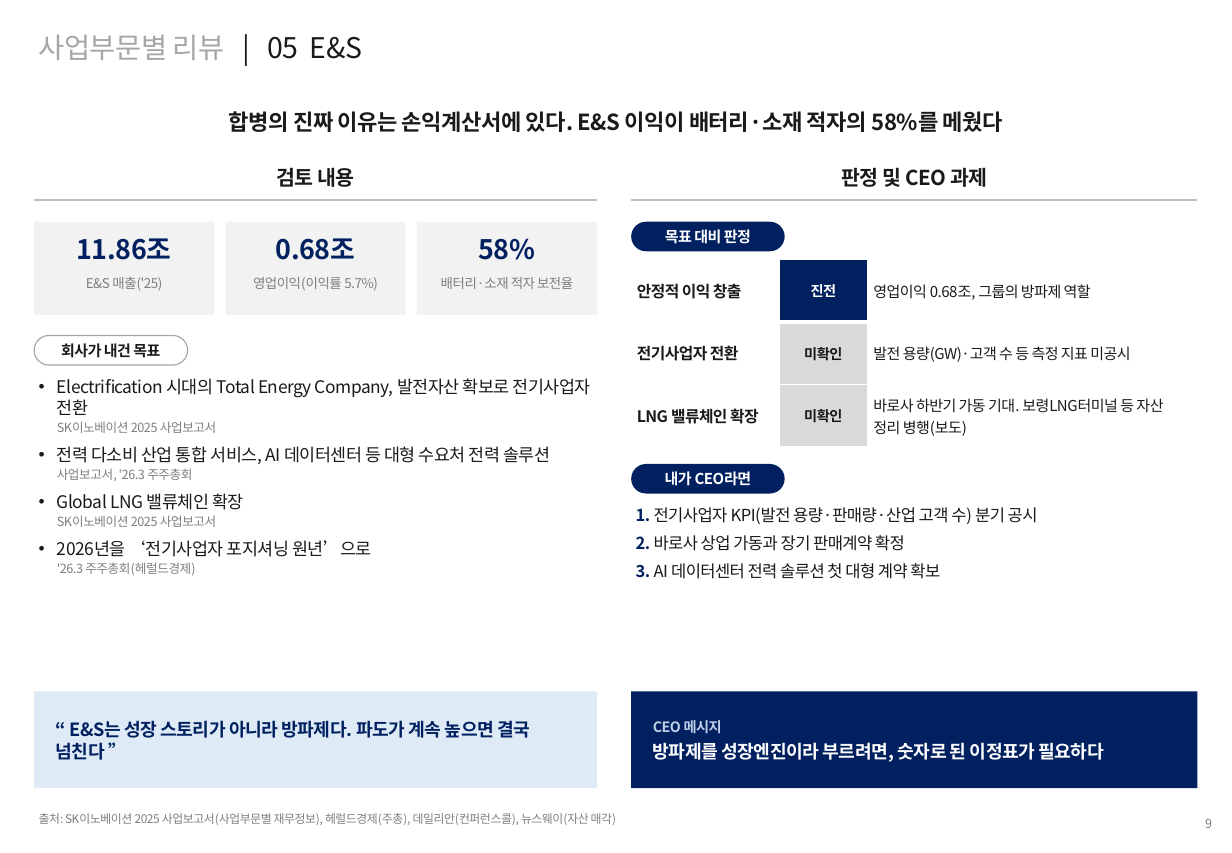
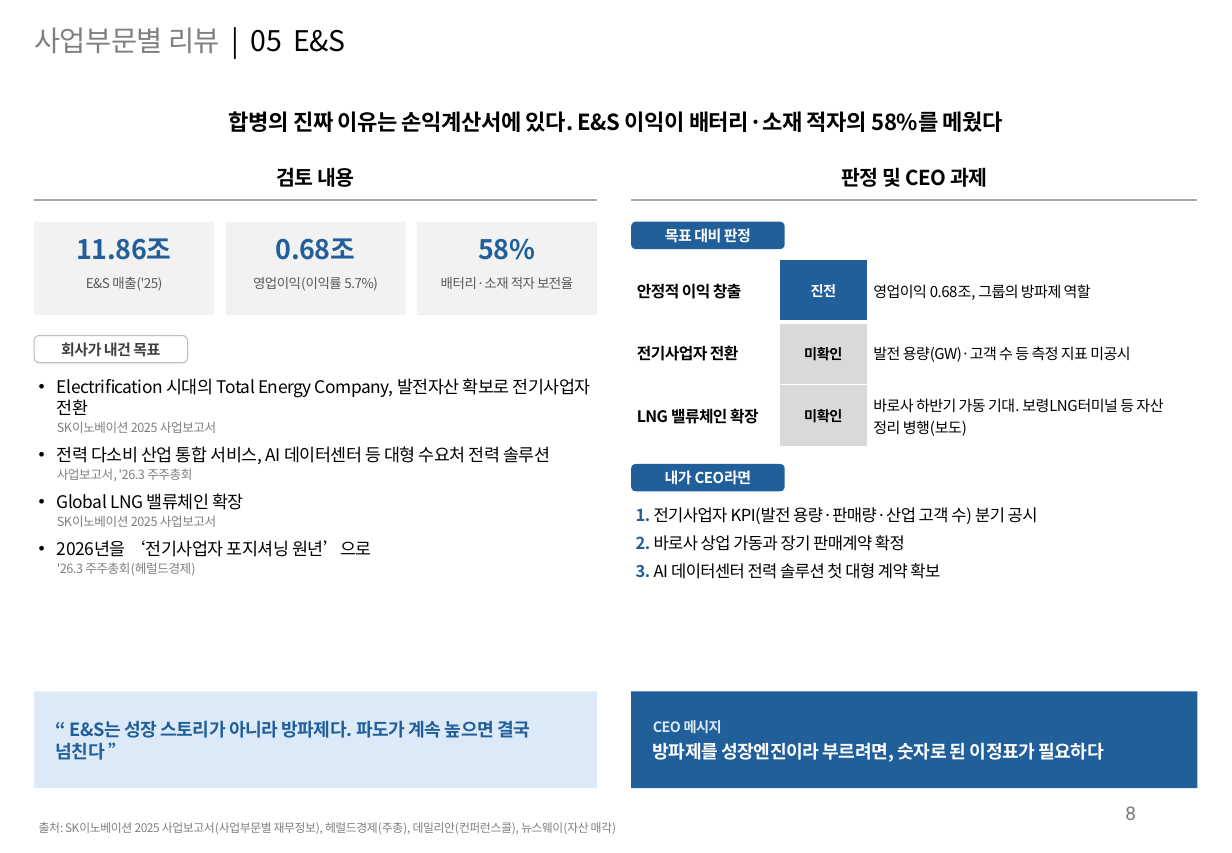
Before and after one commit to seokwon89/SKMS-TF, a slide deck: slide 9 of research/headcount/ppt/SKI계열_Cold_Eye_Review.pptx. Drawn at 1232x853 pixels with LibreOffice and Linux fonts; fonts in the diff are those of the drawing. Boxes give left, top, right and bottom in pixels: in the first picture for what was removed or moved away, otherwise in the second. Text is boxed around its words. In the diff, an @@ line names an element or a change of style, - is before the commit and + after.

```diff
--- a/research/headcount/ppt/SKI계열_Cold_Eye_Review.pptx
+++ b/research/headcount/ppt/SKI계열_Cold_Eye_Review.pptx
@@ text "사업부문별 리뷰 | 05 E&S" at box(34, 27, 345, 53): text colour #A6A6A6 to #808080 in "사업부문별 리뷰"; text colour #1A1A1A to #000000 in "| 05 E&S" @@
@@ text colour #1A1A1A to #000000 in 3 elements at box(229, 111, 1002, 132), box(277, 167, 354, 187), box(841, 167, 987, 187) @@
@@ line (34, 200) - (597, 200): stroke #BFBFBF 1 pt to #A6A6A6 1 pt @@
@@ line (631, 200) - (1198, 200): stroke #BFBFBF 1 pt to #A6A6A6 1 pt @@
@@ rounded rectangle at box(631, 222, 785, 249): fill #002060 to #215F9A; proportions changed @@
@@ table at box(631, 259, 1198, 447) @@
@@ fill #002060 to #215F9A in row 1, column 2 @@
@@ text colour #1A1A1A to #000000 @@
@@ text colour #7F7F7F to #595959 in 3 elements at box(86, 277, 162, 291), box(253, 277, 378, 291), box(441, 277, 573, 289) @@
@@ text "회사가 내건 목표" at box(61, 342, 160, 357): text colour #1A1A1A to #404040 @@
@@ rounded rectangle at box(34, 336, 188, 363): outline #A6A6A6 0.75 pt to #BFBFBF 0.75 pt; proportions changed @@
@@ text "Electrification 시대의 Total Energy Company, ..." at box(57, 378, 591, 575): text colour #1A1A1A to #000000 in "Electrification 시대의 Total Energy Company, 발전자산 확보로 ...", "전력 다소비 산업 통합 서비스, AI 데이터센터 ...", "Global LNG 밸류체인 확장", "2026년을 ‘전기사업자 포지셔닝 원년’으로"; text colour #7F7F7F to #808080 in "SK이노베이션 2025 사업보고서", "사업보고서, '26.3 주주총회", "SK이노베이션 2025 사업보고서", "'26.3 주주총회(헤럴드경제)" @@
@@ rounded rectangle at box(631, 464, 785, 491): fill #002060 to #215F9A; proportions changed @@
@@ text "1. 전기사업자 KPI(발전 용량·판매량·산업 고객 ..." at box(636, 507, 1038, 579): text colour #002060 to #215F9A in "1.", "2.", "3."; text colour #1A1A1A to #000000 @@
@@ rectangle at box(34, 692, 597, 788): fill #DEEBF7 to #DCEAF7 @@
@@ text colour #002060 to #215F9A in 4 elements at box(77, 238, 172, 260), box(276, 238, 356, 260), box(479, 238, 536, 260), box(56, 720, 530, 760) @@
@@ rectangle at box(631, 692, 1198, 788): fill #002060 to #215F9A @@
@@ text at box(653, 720, 722, 734): text colour #BFCFE8 to #DCEAF7 in "CEO 메시지" @@
@@ text "출처: SK이노베이션 2025 사업보고서(사업부문별 재무정보), ...": place and size @@
-text "출처: SK이노베이션 2025 사업보고서(사업부문별 재무정보), ..." at box(39, 813, 616, 825)
+text "출처: SK이노베이션 2025 사업보고서(사업부문별 재무정보), ..." at box(39, 822, 616, 834)
@@ text "출처: SK이노베이션 2025 사업보고서(사업부문별 재무정보), ..." at box(39, 822, 616, 834): text colour #7F7F7F to #808080; vertical alignment top to bottom @@
@@ page number added at box(1125, 806, 1136, 820), 12 pt, text #797979 @@
+8
@@ text removed at box(1205, 818, 1212, 828) @@
-9
```
Also in this commit, not shown: 12 other slides changed, 2 other files.
